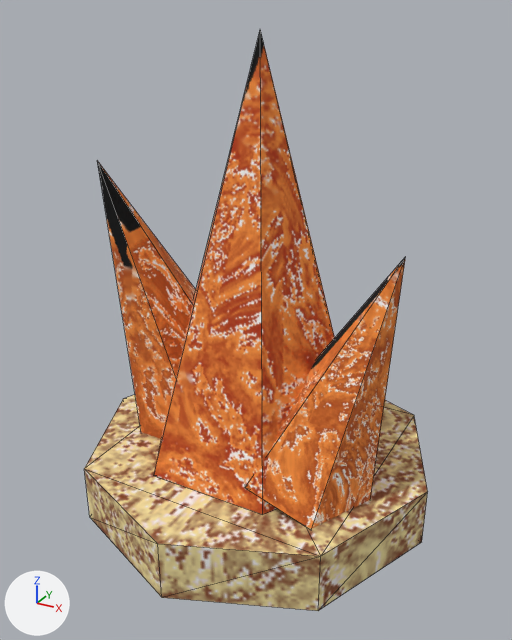
The glTF model resources/items/models/pyromite_item.glb: old version first, new version second.
Rendered twice from a 50 mm camera at (0.151, -0.278, 0.238) aimed at (0.001, -0.006, 0.102). Lighting does not change. The marker at lower left points along +X, +Y and +Z. The older version comes first. Mesh edges are drawn as thin lines. Where no turn or scale is listed for an object, it has been applied to the vertices.

Names of what the first picture shows: 'FlameLeft', 'FlameMain', 'FlameRight', 'PyroBase'.
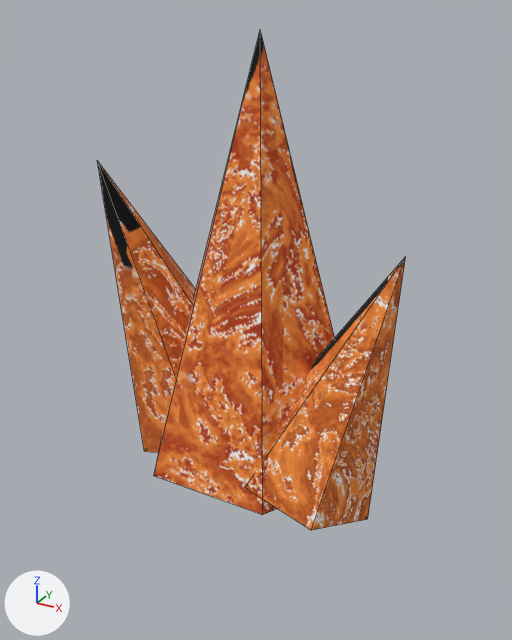
The newer file is also turned or shifted as a whole; pictures and numbers use the older file's frame.

Where the change shows, as pixel boxes (x1, y1, x2, y2) in the pictures (512 x 640 px):
'PyroBase', deleted (brown)
    before: (84, 395, 428, 611)

The change, as a list of edits to the scene's bpy script:
```text
Remove ob_pyrobase:
    ob_pyrobase = bpy.data.objects.new('PyroBase', me_cylinder)
    ob_pyrobase.location = (0.0, 0.0, 0.0)
```
